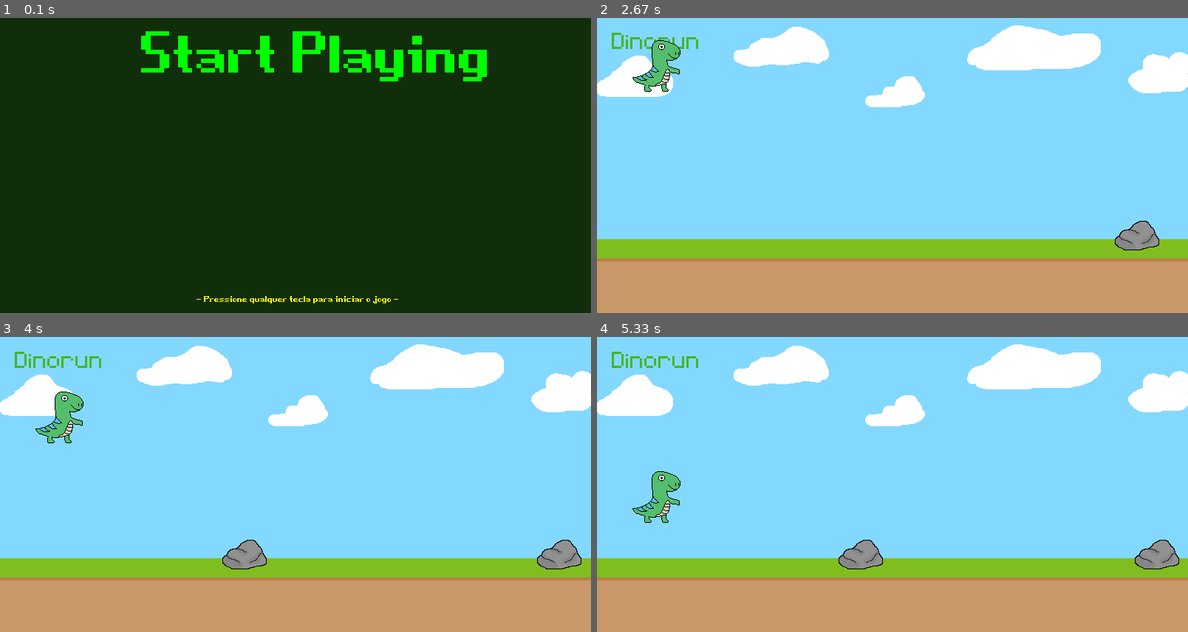
Above: before the commit, frames 1-4 (two rows, left to right).
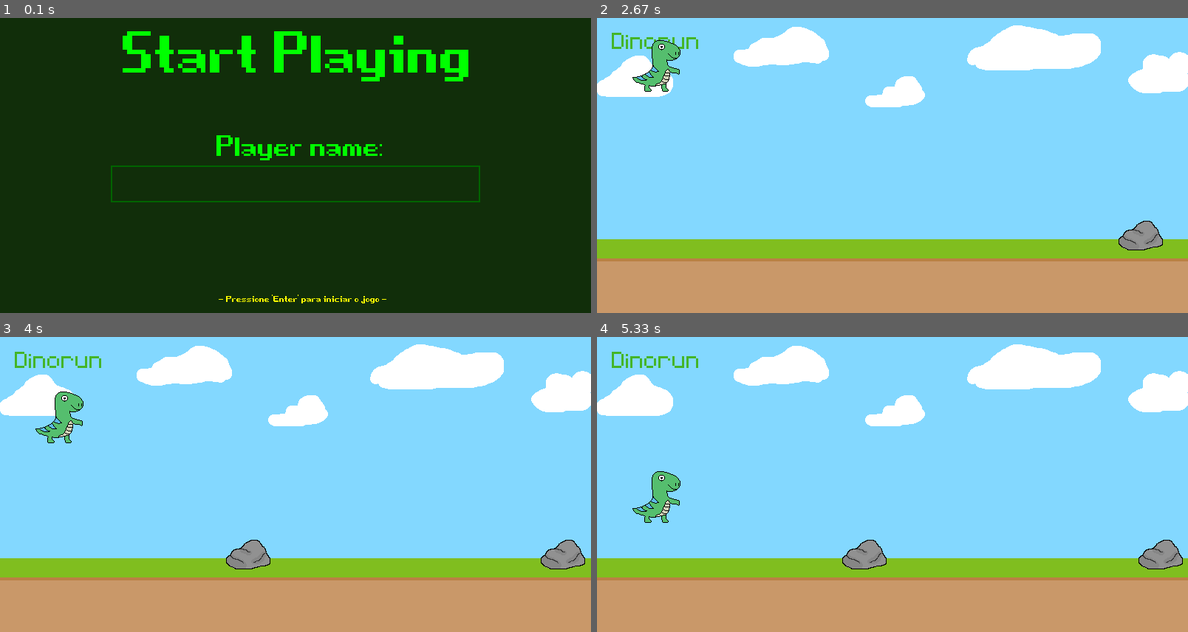
Above: after the commit, the same moments.

Repository: Casterrr/dinorun
Game: pygame game, started from main.py
The game is run twice, just before and just after one commit, with the same random seed, the same clock (stepped at 60 frames per second) and the same inputs.
Inputs:
- Up to frame 1 (0.1 s): no input
- Up to frame 2 (2.67 s): tap Enter at 0.33 s; hold Up 0.67-1.13 s; hold Up 1.62-1.92 s; hold Up 2.35-2.65 s
- Up to frame 3 (4 s): hold Up 3.08-3.38 s; hold Up from 3.82 s (still down)
- Up to frame 4 (5.33 s): release Up at 4.12 s; hold Up 4.55-4.85 s; hold Up from 5.28 s (still down)

The runs differ from the first frame. In frame 1, 5.0% of the frame differs, in the area x 18-83%, y 4-97%; in frame 2, 0.2%; in frame 3, 0.4%; in frame 4, 0.4%.

Commit message:
classe Input_Box criada e implementada

Diff:
--- a/classes/game_over_screen.py
+++ b/classes/game_over_screen.py
@@ -1,22 +1,28 @@
 import pygame as py
-from functions import fonte_tela_inicial_ou_final
 
-class Game_Over_Screen():
+from modules.functions import fonte_tela_inicial_ou_final
+
+from classes.in_game_screen import In_Game_Screen
+from classes.player import Player
+
+class Game_Over_Screen(In_Game_Screen):
     def __init__(self):
+        In_Game_Screen.__init__(self)
+
         self._largura = 800
         self._altura = 400
 
         self.screen = py.display.set_mode((self._largura, self._altura))
 
         self.texto_de_fim_de_jogo = fonte_tela_inicial_ou_final(200).render("Game Over", False, 'Red')
-        self.texto_instrutivo_reiniciar_jogo = fonte_tela_inicial_ou_final(30).render("- Pressione qualquer tecla para reiniciar o jogo -", False, 'Yellow')
+        self.texto_instrutivo_reiniciar_jogo = fonte_tela_inicial_ou_final(30).render("- Pressione 'Enter' para reiniciar o jogo -", False, 'Yellow')
 
     def adiciona_conteudo_tela_final(self):
         '''
         Adiciona imagens/objetos/elementos à tela - tela do jogo durante a tela final (após à jogatina).
         '''
 
-        conteudo_da_tela = [ (self.texto_de_fim_de_jogo, (215, -20)), (self.texto_instrutivo_reiniciar_jogo, (265, 370)) ]
+        conteudo_da_tela = [ (self.texto_de_fim_de_jogo, (215, -20)), (self.texto_instrutivo_reiniciar_jogo, (295, 370)) ]
 
         self.screen.fill('#112e0a')
 
@@ -37,11 +43,48 @@
                     exit()
 
                 if event.type == py.KEYDOWN:
-                    self.restart_game()
-                    in_game_over_screen = False
+                    if event.key == py.K_KP_ENTER or event.key == py.K_RETURN:
+                        self.restart_game()
+                        in_game_over_screen = False
 
             self.adiciona_conteudo_tela_final()
             py.display.flip()
+
+    def adiciona_jogador_ao_ranking(self, ranking_file, jogador):
+        '''
+        Adiciona dados do jogador ao ranking.
+        '''
+
+        def valida_insercao_no_ranking(self, ranking_file, jogador):
+            '''
+            Verifica se o jogador atende aos requisitos para entrar no ranking.
+            Retorna True se sim, e False se não.
+            '''
+
+            pass
+
+    def exibe_ranking(self, ranking_file):
+        '''
+        Exibe ranking (Top 5 Pontuações).
+        '''
+
+        pass
+
+    def exibe_pontuacao_jogador(self):
+        '''
+        Exibe pontuação final do ultimo jogador.
+        '''
+
+        pass
+
+    def restart_game(self):
+        '''
+        Redefine atributos para reiniciar a jogatina.
+        '''
+
+        self.conteudo_do_jogo['objetos'] = list()
+        self.conteudo_do_jogo['dinossauro'].reset_attributes()
+        self.jogador = Player()
 
     def main():
         pass
--- a/classes/in_game_screen.py
+++ b/classes/in_game_screen.py
@@ -1,8 +1,14 @@
 import pygame as py
-from functions import fonte_principal, cria_objetos, movimenta_objetos,colidiu_com_obstaculo
 
-class In_Game_Screen():
+from modules.functions import fonte_principal, cria_objetos, movimenta_objetos,colidiu_com_obstaculo
+
+from classes.start_screen import Start_Screen
+from classes.player import Player
+
+class In_Game_Screen(Start_Screen):
     def __init__(self):
+        Start_Screen.__init__(self)
+
         self._largura = 800
         self._altura = 400
 
@@ -71,14 +77,6 @@
             else:
                 break
 
-    def restart_game(self):
-        '''
-        Redefine atributos para reiniciar a jogatina.
-        '''
-
-        self.conteudo_do_jogo['objetos'] = list()
-        self.conteudo_do_jogo['dinossauro'].reset_attributes()
-
     def main():
         pass
 
--- /dev/null
+++ b/classes/input_box.py
@@ -0,0 +1,57 @@
+import pygame as py
+
+from modules.functions import fonte_principal
+
+class Input_Box():
+    def __init__(self, x, y, largura, altura, texto=''):
+        self.retangulo = py.Rect(x, y, largura, altura)
+        self.cor = (0,100,0)
+        self.texto = texto
+        self.superficie_de_texto = fonte_principal(50).render(self.texto, True, (0,0,0))
+        self.status = False
+
+    def manipulador_de_eventos(self, evento):
+        '''
+        Manipula eventos de seleção e entrada de dados na caixa de texto.
+        '''
+
+        if evento.type == py.MOUSEBUTTONDOWN:
+            if self.retangulo.collidepoint(evento.pos):
+                self.status = True
+            else:
+                self.status = False
+            self.cor = (0,255,0) if self.status else (0,100,0)
+
+        if evento.type == py.KEYDOWN:
+            if self.status:
+                if evento.key == py.K_BACKSPACE:
+                    self.texto = self.texto[:-1]
+                else:
+                    if len(self.texto) <= 20:
+                        self.texto += evento.unicode
+                self.superficie_de_texto = fonte_principal(50).render(self.texto, True, (0,0,0))
+
+    def atualiza_dimensoes(self):
+        '''
+        Atualiza dimensões da caixa de texto se o texto for muito longo.
+        '''
+
+        width = max(500, self.superficie_de_texto.get_width()+10)
+        self.retangulo.w = width
+
+    def desenha_caixa_de_texto_na_tela(self, screen):
+        '''
+        Adiciona texto digitado à caixa de texto e desenha a caixa de texto na tela.
+        '''
+
+        #Adiciona superfície com texto à tela.
+        screen.blit(self.superficie_de_texto, (self.retangulo.x+70, self.retangulo.y+10))
+
+        #Desenha retângulo da caixa de texto (input box) à tela.
+        py.draw.rect(screen, self.cor, self.retangulo, 2)
+
+    def main():
+        pass
+
+if __name__ == '__main__':
+    Input_Box().main()
--- /dev/null
+++ b/classes/player.py
@@ -0,0 +1,4 @@
+class Player():
+    def __init__(self):
+        self.nome = str()
+        self.score = int()
--- a/classes/screen.py
+++ b/classes/screen.py
@@ -1,163 +1,17 @@
 import pygame as py
-from classes.start_screen import Start_Screen
+
 from classes.in_game_screen import In_Game_Screen
 from classes.game_over_screen import Game_Over_Screen
 
-class Window(Start_Screen, In_Game_Screen, Game_Over_Screen):
+class Window(Game_Over_Screen):
     def __init__(self):
-        Start_Screen.__init__(self)
-        In_Game_Screen.__init__(self)
         Game_Over_Screen.__init__(self)
 
         self._largura = 800
         self._altura = 400
 
-        self.screen = py.display.set_mode((self._largura, self._altura))#
+        self.screen = py.display.set_mode((self._largura, self._altura))
         self.caption = py.display.set_caption('Dinorun')
-
-        #self.cabecalho_do_jogo = fonte_principal(50).render("Dinorun", False, '#44b528')
-        #self.background_image = py.image.load('./assets/graphics/Blue-Sky.png').convert_alpha()
-        #self.ground_image = py.image.load('./assets/graphics/Green-Ground.png').convert_alpha()
-
-        #self.texto_da_tela_de_incio = fonte_tela_inicial_ou_final(200).render("Start Playing", False, 'Green')
-        #self.texto_instrutivo_iniciar_jogo = fonte_tela_inicial_ou_final(30).render("- Pressione qualquer tecla para iniciar o jogo -", False, 'Yellow')
-
-        #self.texto_de_fim_de_jogo = fonte_tela_inicial_ou_final(200).render("Game Over", False, 'Red')
-        #self.texto_instrutivo_reiniciar_jogo = fonte_tela_inicial_ou_final(30).render("- Pressione qualquer tecla para reiniciar o jogo -", False, 'Yellow')
-
-        #self.conteudo_do_jogo = dict()
-        #self.game_clock_variable = None
-
-    """
-    def exibe_tela_inicial_de_jogo(self):
-        '''
-        Inicia o jogo exibindo a primeira tela do jogo.
-        Se alguma tecla for precionada, retorna False, interrompendo a exibição da tela.
-        '''
-
-        def adiciona_conteudo_tela_de_inicio(self):
-            '''
-            Adiciona imagens/objetos/elementos à tela - tela do jogo durante a tela inicial (anterior à jogatina).
-            '''
-
-            conteudo_da_tela = [(self.texto_da_tela_de_incio, (185, -20)), (self.texto_instrutivo_iniciar_jogo, (265, 370))]
-
-            self.screen.fill('#112e0a')
-
-            for objeto in conteudo_da_tela:
-                self.screen.blit(objeto[0], objeto[1])
-
-        while True:
-            for event in py.event.get():
-                if event.type == py.QUIT:
-                    py.quit()
-                    exit()
-
-                if event.type == py.KEYDOWN:
-                    return False
-
-            adiciona_conteudo_tela_de_inicio(self)
-            py.display.flip()
-    """
-    """
-    def exibe_tela_durante_jogo(self):
-        '''
-        Exibe tela de jogatina (gameplay).
-        Se houver colisão com algum obstáculo que não seja moeda, interrompe a exibição da tela.
-        '''
-
-        def adiciona_conteudo_tela_durante_jogo(self):
-            '''
-            Adiciona imagens/objetos/elementos à tela - tela do jogo durante a jogatina.
-            '''
-
-            conteudo_da_tela = [ (self.background_image, (0, 0)), (self.ground_image, (0, 300)), (self.cabecalho_do_jogo, (20, 20)),
-                                (self.conteudo_do_jogo['dinossauro'].get_image(), self.conteudo_do_jogo['dinossauro'].retangulo) ]
-
-            for objeto in conteudo_da_tela:
-                self.screen.blit(objeto[0], objeto[1])
-
-        #Evento utilizado para criação de objetos do jogo.
-        object_timer = py.USEREVENT + 1
-        py.time.set_timer(object_timer, 1400)
-
-        while True:
-            for event in py.event.get():
-                if event.type == py.QUIT:
-                    py.quit()
-                    exit()
-
-                #Efeito de pulo do dinossauro na tela.
-                if event.type == py.KEYDOWN:
-                    if self.conteudo_do_jogo['dinossauro'].retangulo.bottom == 310:
-                        if event.key == py.K_UP:
-                            self.conteudo_do_jogo['dinossauro'].gravidade_sofrida = -20
-
-                #Criação de objetos do jogo.
-                if event.type == object_timer:
-                    self.conteudo_do_jogo['objetos'].append(cria_objetos())
-
-            if not colidiu_com_obstaculo(self.conteudo_do_jogo['dinossauro'].retangulo, self.conteudo_do_jogo['objetos']):
-                #Efeito de pulo do dinossauro na tela.
-                self.conteudo_do_jogo['dinossauro'].dino_jump()
-                self.conteudo_do_jogo['dinossauro'].gravidade_sofrida += 1
-
-                #Adiciona conteúdo sempre em tela à tela.
-                adiciona_conteudo_tela_durante_jogo(self)
-
-                #Movimentação dos objetos do jogo na tela.
-                self.conteudo_do_jogo['objetos'] = movimenta_objetos(self.screen, self.conteudo_do_jogo['objetos'])
-
-                #Atualiza tela.
-                py.display.flip()
-
-                #Define FPS do jogo.
-                self.game_clock_variable.tick(60)
-            else:
-                break
-    """
-    """
-    def exibe_tela_final_de_jogo(self):
-        '''
-        Exibe tela de game over (após à jogatina).
-        Se alguma tecla for precionada, interrompe a exibição da tela.
-        '''
-
-        def adiciona_conteudo_tela_final(self):
-            '''
-            Adiciona imagens/objetos/elementos à tela - tela do jogo durante a tela final (após à jogatina).
-            '''
-
-            conteudo_da_tela = [ (self.texto_de_fim_de_jogo, (215, -20)), (self.texto_instrutivo_reiniciar_jogo, (265, 370)) ]
-
-            self.screen.fill('#112e0a')
-
-            for objeto in conteudo_da_tela:
-                self.screen.blit(objeto[0], objeto[1])
-
-        in_game_over_screen = True
-
-        while in_game_over_screen:
-            for event in py.event.get():
-                if event.type == py.QUIT:
-                    py.quit()
-                    exit()
-
-                if event.type == py.KEYDOWN:
-                    self.restart_game()
-                    in_game_over_screen = False
-
-            adiciona_conteudo_tela_final(self)
-            py.display.flip()
-
-    def restart_game(self):
-        '''
-        Redefine atributos para reiniciar a jogatina.
-        '''
-
-        self.conteudo_do_jogo['objetos'] = list()
-        self.conteudo_do_jogo['dinossauro'].reset_attributes()
-    """
 
     def set_conteudo_do_jogo(self, conteudo):
         '''
--- a/classes/start_screen.py
+++ b/classes/start_screen.py
@@ -1,44 +1,68 @@
 import pygame as py
-from functions import fonte_tela_inicial_ou_final
+
+from modules.functions import fonte_tela_inicial_ou_final
+from classes.input_box import Input_Box
+from classes.player import Player
 
 class Start_Screen():
     def __init__(self):
+
         self._largura = 800
         self._altura = 400
 
         self.screen = py.display.set_mode((self._largura, self._altura))
 
         self.texto_da_tela_de_incio = fonte_tela_inicial_ou_final(200).render("Start Playing", False, 'Green')
-        self.texto_instrutivo_iniciar_jogo = fonte_tela_inicial_ou_final(30).render("- Pressione qualquer tecla para iniciar o jogo -", False, 'Yellow')
+        self.texto_instrutivo_iniciar_jogo = fonte_tela_inicial_ou_final(30).render("- Pressione 'Enter' para iniciar o jogo -", False, 'Yellow')
+        self.texto_input_box = fonte_tela_inicial_ou_final(100).render("Player name:", False, 'Green')
+
+        self.input_box_nome_do_jogador = Input_Box(150,200,500,50)
+        self.jogador = Player()
 
     def adiciona_conteudo_tela_de_inicio(self):
         '''
         Adiciona imagens/objetos/elementos à tela - tela do jogo durante a tela inicial (anterior à jogatina).
         '''
 
-        conteudo_da_tela = [(self.texto_da_tela_de_incio, (185, -20)), (self.texto_instrutivo_iniciar_jogo, (265, 370))]
+        conteudo_da_tela = [(self.texto_da_tela_de_incio, (160, -20)), (self.texto_input_box, (290, 140)), (self.texto_instrutivo_iniciar_jogo, (295, 370))]
 
         self.screen.fill('#112e0a')
 
         for objeto in conteudo_da_tela:
             self.screen.blit(objeto[0], objeto[1])
 
+        self.input_box_nome_do_jogador.desenha_caixa_de_texto_na_tela(self.screen)
+
     def exibe_tela_inicial_de_jogo(self):
         '''
         Inicia o jogo exibindo a primeira tela do jogo.
-        Se alguma tecla for precionada, retorna False, interrompendo a exibição da tela.
+        Se a tecla enter for precionada, retorna texto da input box (nome do jogador), interrompendo a exibição da tela.
+        Se nenhum nome for digitado pelo usuário, retorna o texto 'Jogador Anônimo'.
         '''
 
-        while True:
+        in_start_game_screen = True
+
+        while in_start_game_screen:
             for event in py.event.get():
                 if event.type == py.QUIT:
                     py.quit()
                     exit()
 
                 if event.type == py.KEYDOWN:
-                    return False
+                    if event.key == py.K_KP_ENTER or event.key == py.K_RETURN:
+                        if self.input_box_nome_do_jogador.texto == '':
+                            self.jogador.nome = 'Jogador Anônimo'
+                            in_start_game_screen = False
+                        else:
+                            self.jogador.nome = self.input_box_nome_do_jogador.texto
+                            in_start_game_screen = False
 
+                self.input_box_nome_do_jogador.manipulador_de_eventos(event)
+
+            self.input_box_nome_do_jogador.atualiza_dimensoes()
+            self.input_box_nome_do_jogador.desenha_caixa_de_texto_na_tela(self.screen)
             self.adiciona_conteudo_tela_de_inicio()
+
             py.display.flip()
 
     def main():
--- a/main.py
+++ b/main.py
@@ -1,4 +1,4 @@
-import pygame as py;
+import pygame as py
 from sys import exit
 from random import randint
 
--- a/functions.py
+++ b/modules/functions.py
@@ -2,9 +2,6 @@
 from random import randint
 from classes.coin import Coin
 from classes.stone import Stone
-
-def main():
-    pass
 
 def fonte_principal(tamanho_da_fonte):
     '''
@@ -69,5 +66,8 @@
         else:
             return False
 
+def main():
+    pass
+
 if __name__ == '__main__':
     main()
Empty file added: modules/score_ranking.txt
Not shown, changed: .gitignore
